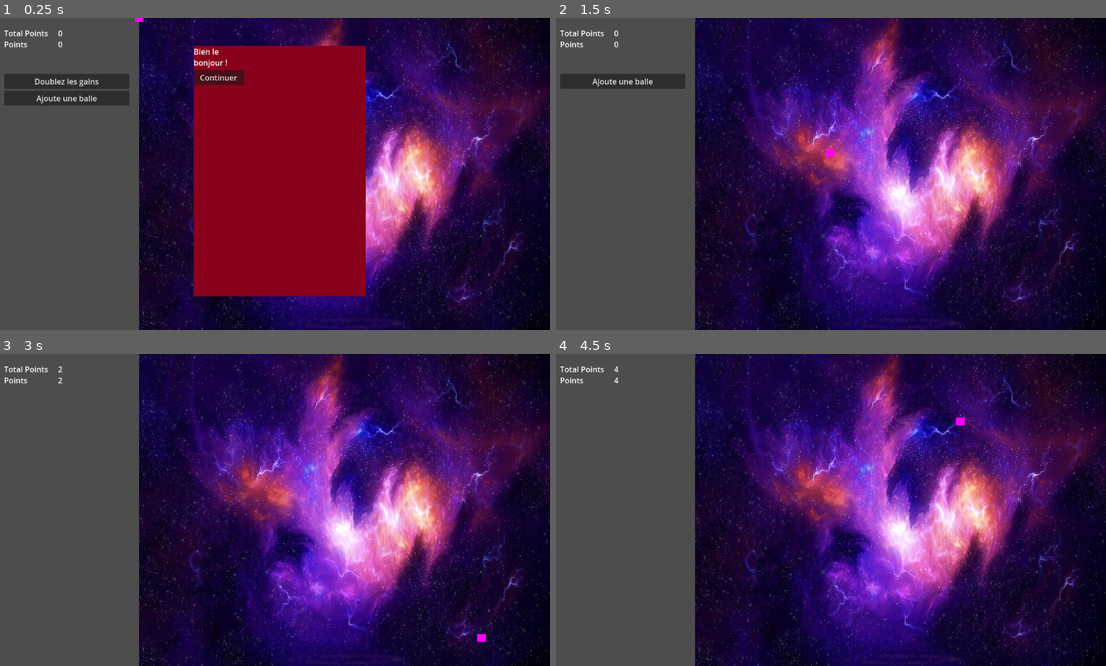
Above: before the commit, frames 1-4 (two rows, left to right).
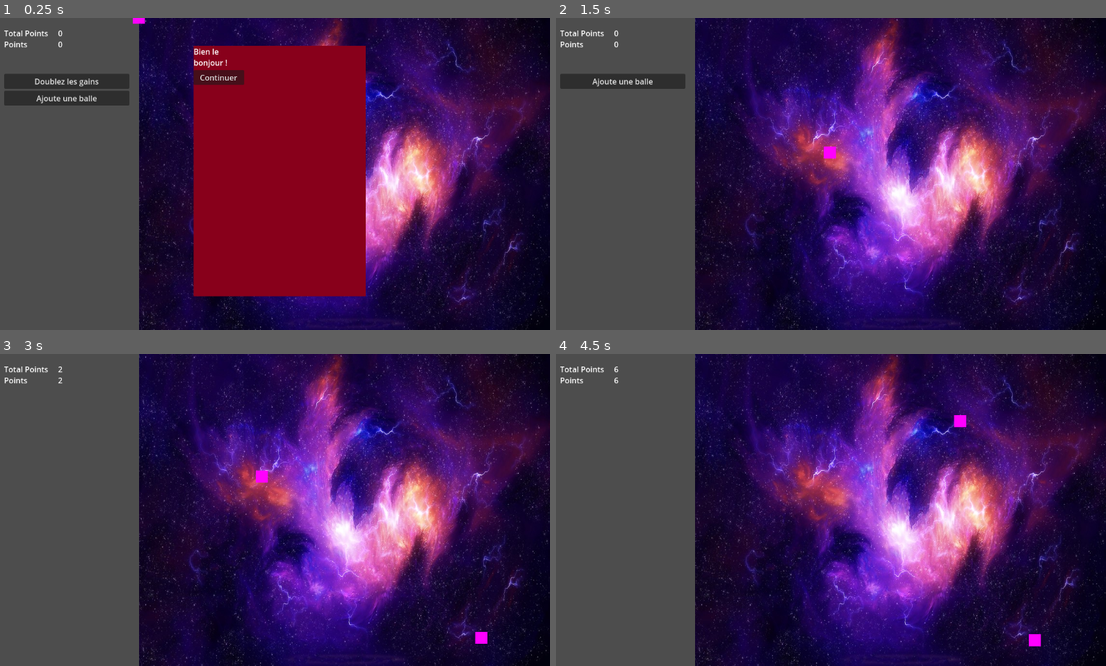
Above: after the commit, the same moments.

Repository: Niksune/Baby-Evolve-Minigame
Game: Godot game, scene res://Scenes/Game/Game.tscn
Same seed, same stepped clock (60 frames per second), same inputs: the game is played once before the commit and once after it.
Inputs:
- Up to frame 1 (0.25 s): no input
- Up to frame 2 (1.5 s): click "Continuer" at 0.5 s; click "Doublez les gains" at 1.25 s
- Up to frame 3 (3 s): click "Ajoute une balle" at 2 s; click "Continuer" at 2.75 s
- Up to frame 4 (4.5 s): no input

The runs differ from the first frame. In frame 1, less than 0.1% of the frame differs, in the area x 24-27%, y 0-3%; in frame 2, less than 0.1%; in frame 3, 0.1%; in frame 4, 0.2%, in the area x 10-89%, y 4-94%.

Commit message:
Automate ball creation

Diff:
--- a/Autoload/EventBus.gd
+++ b/Autoload/EventBus.gd
@@ -1,3 +1,5 @@
 extends Node
 
 signal buy_button_pressed(ID_evolve: String)
+
+signal ball_wall_bounce()
--- a/Scenes/BallGame/Ball.gd
+++ b/Scenes/BallGame/Ball.gd
@@ -10,15 +10,22 @@
 
 signal ball_wall_bounce()
 
+func _init():
+	var sprite = Sprite2D.new()
+	var placeholder = PlaceholderTexture2D.new()
+	placeholder.set_size(Vector2(25, 25))
+	sprite.set_texture(placeholder)
+	self.add_child(sprite)
+
 
 func _physics_process(_delta):
 
 	if(position.x < 0 or position.x >= max_x):
 		direction = Vector2(-direction.x, direction.y)
-		ball_wall_bounce.emit()
+		EVENTS.ball_wall_bounce.emit()
 	if(position.y < 0 or position.y >= max_y):
 		direction = Vector2(direction.x, -direction.y)
-		ball_wall_bounce.emit()
+		EVENTS.ball_wall_bounce.emit()
 
 	velocity = direction * speed
 	move_and_slide()
--- a/Scenes/BallGame/BallGame.gd
+++ b/Scenes/BallGame/BallGame.gd
@@ -5,12 +5,23 @@
 
 signal wall_bounce()
 
+func _ready():
+	EVENTS.ball_wall_bounce.connect(_on_ball_wall_bounce)
+	add_ball()
+
 
 
 func _on_ball_wall_bounce():
 	wall_bounce.emit()
 	print(_on_ball_wall_bounce)
 
+
 func add_ball():
 	var new_ball = Ball.new()
 	self.add_child(new_ball)
+
+
+
+func _on_evolve_manager_add_ball(number_balls):
+	for i in number_balls:
+		add_ball()
--- a/Scenes/BallGame/BallGame.tscn
+++ b/Scenes/BallGame/BallGame.tscn
@@ -1,31 +1,13 @@
-[gd_scene load_steps=6 format=3 uid="uid://dtn8sjtbclgi2"]
+[gd_scene load_steps=3 format=3 uid="uid://dtn8sjtbclgi2"]
 
-[ext_resource type="Script" path="res://Scenes/BallGame/Ball.gd" id="1_83qyf"]
 [ext_resource type="Script" path="res://Scenes/BallGame/BallGame.gd" id="1_b0wxk"]
 [ext_resource type="Texture2D" uid="uid://d41ro0m2gg8q" path="res://Assets/Fonds/espace.jpg" id="3_364w6"]
 
-[sub_resource type="CircleShape2D" id="CircleShape2D_0lcrj"]
-
-[sub_resource type="PlaceholderTexture2D" id="PlaceholderTexture2D_wfbiu"]
-size = Vector2(50, 50)
-
 [node name="BallGame" type="Node2D"]
 script = ExtResource("1_b0wxk")
-
-[node name="Ball" type="CharacterBody2D" parent="."]
-script = ExtResource("1_83qyf")
-
-[node name="BallCollision" type="CollisionShape2D" parent="Ball"]
-shape = SubResource("CircleShape2D_0lcrj")
-
-[node name="BallSprite" type="Sprite2D" parent="Ball"]
-scale = Vector2(0.36, 0.32)
-texture = SubResource("PlaceholderTexture2D_wfbiu")
 
 [node name="TextureRect" type="TextureRect" parent="."]
 z_index = -10
 offset_right = 852.0
 offset_bottom = 648.0
 texture = ExtResource("3_364w6")
-
-[connection signal="ball_wall_bounce" from="Ball" to="." method="_on_ball_wall_bounce"]
--- a/Scenes/Game/EvolveManager.gd
+++ b/Scenes/Game/EvolveManager.gd
@@ -1,4 +1,7 @@
 extends Node
+
+signal add_ball(number_balls)
+
 
 var bounce_wall_multiplicator = 1
 
@@ -10,3 +13,5 @@
 	match ID_evolve:
 		"double_wall_1":
 			bounce_wall_multiplicator *= 2
+		"add_ball_1":
+			add_ball.emit(1)
--- a/Scenes/Game/Game.tscn
+++ b/Scenes/Game/Game.tscn
@@ -35,4 +35,5 @@
 
 [connection signal="buy_button_pressed" from="HSplitContainer/UI" to="." method="_on_ui_buy_button_pressed"]
 [connection signal="wall_bounce" from="HSplitContainer/BallGame" to="." method="_on_wall_bounce"]
+[connection signal="add_ball" from="EvolveManager" to="HSplitContainer/BallGame" method="_on_evolve_manager_add_ball"]
 [connection signal="launch_dialog" from="DialogManager" to="HSplitContainer/UI" method="_on_dialog_manager_launch_dialog"]
